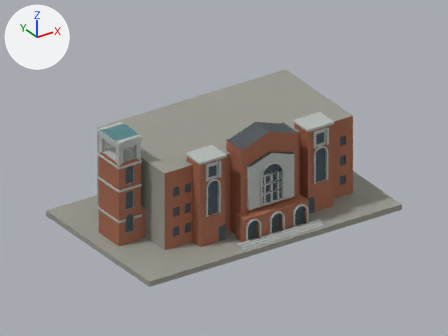
Before and after pictures for a commit that changed the Blender file 國立臺灣大學/校總區/buildings/ntu-main-library/scene.blend.
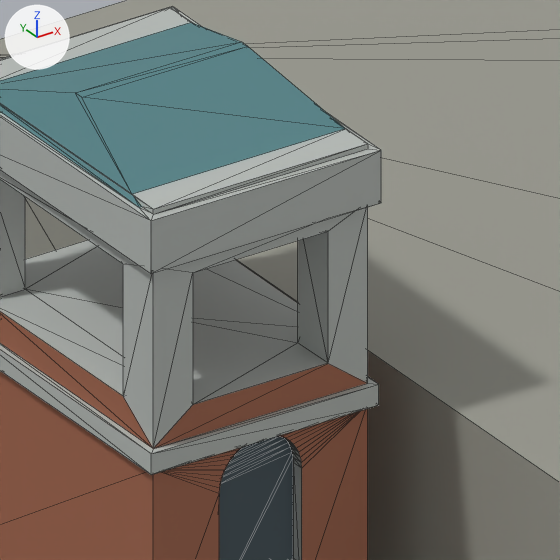
There are two pictures of each version: one from the file's camera 'Camera', one close up on the part from 23% to 36% of the width and 36% to 53% of the height. Lighting does not change. The marker at upper left points along +X, +Y and +Z. The last two pictures show the newer version. The close-ups show mesh edges as thin lines.

The older version as bpy lines, for what is in view:
```python
me_validated_printable_mesh = bpy.data.meshes.new('validated_printable_mesh')
me_validated_printable_mesh.from_pydata(...)  # 1628 vertices, 3264 faces; spans x -75.0..75.0, y -46.0..46.0, z 0.0..63.0
# faces by material slot: [755, 1997, 319, 16, 18, 159]
me_validated_printable_mesh.materials.append(mat_source_observed_reddish_brown_brick__approximate)  # brown #a3664c
me_validated_printable_mesh.materials.append(mat_source_observed_pale_gray_stone__approximate)  # grey #b7bcb8
me_validated_printable_mesh.materials.append(mat_source_observed_dark_gray_blue_glazing__opaque_illustration)  # greyish blue #45545c
me_validated_printable_mesh.materials.append(mat_source_observed_dark_gray_sloped_roofing)  # dark grey #4a5153
me_validated_printable_mesh.materials.append(mat_source_observed_muted_blue_green_tower_cap)  # cyan #56858a
me_validated_printable_mesh.materials.append(mat_unverified_rear_mass_and_authored_support_neutral)  # grey #99998f
ob_ntu_main_library_preserved_original_geometry_colored_appearance = bpy.data.objects.new('NTU main library preserved original geometry colored appearance', me_validated_printable_mesh)
ob_ntu_main_library_preserved_original_geometry_colored_appearance.location = (0.0, 0.0, 0.0)
```
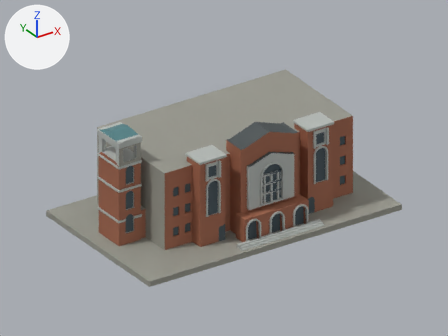
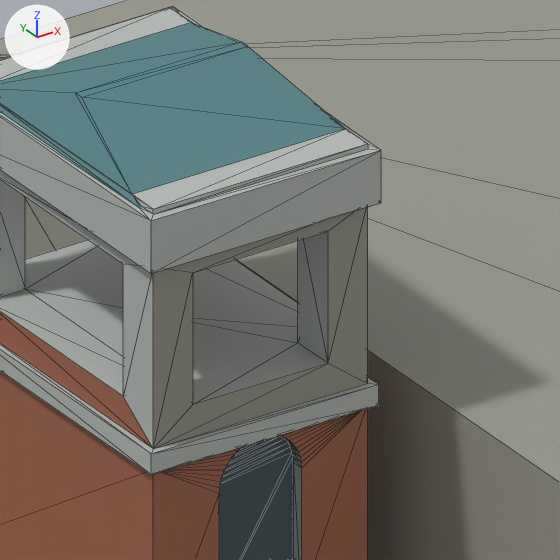
What the commit changed:
me_validated_printable_mesh has 1628 vertices, 3264 faces and spans x -75.0..75.0, y -46.0..46.0, z 0.0..63.0.
me_validated_printable_mesh is used by ob_ntu_main_library_preserved_original_geometry_colored_appearance; location (0.0, 0.0, 0.0).
me_validated_printable_mesh part 1: all 2 faces centred in x -62.0..-59.0, y -6.0, z 48.0 switch from mat_source_observed_reddish_brown_brick__approximate (brown #a3664c) to mat_unverified_rear_mass_and_authored_support_neutral (grey #99998f).
me_validated_printable_mesh part 2: 6 of the faces centred in x -66.0..-54.0, y -6.0, z 51.0..57.0 switch from mat_source_observed_pale_gray_stone__approximate (grey #b7bcb8) to mat_unverified_rear_mass_and_authored_support_neutral (grey #99998f).

Changed parts and their boxes (x1, y1, x2, y2) in the close-ups (560 x 560 px):
part 1 of me_validated_printable_mesh, recoloured (brown to grey): (153, 364, 367, 449) in both
part 2 of me_validated_printable_mesh, recoloured: (153, 207, 368, 448) in both
